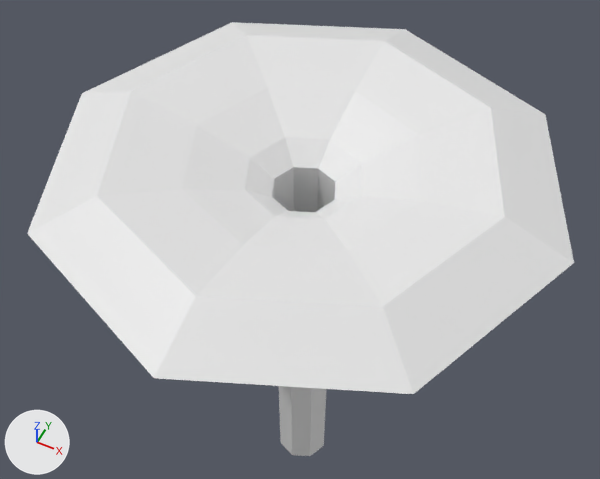
What one commit did to the Blender file Blender/B_ParticleMeshes.blend.
Camera for both pictures: a 50 mm lens placed at (7.8, -15.8, 32.4), pointed at (-1.1, 1.9, 10.2). The lights are fixed; the arrows at lower left show +X, +Y and +Z. The older version comes first.

The first picture shows 'Gyser'.
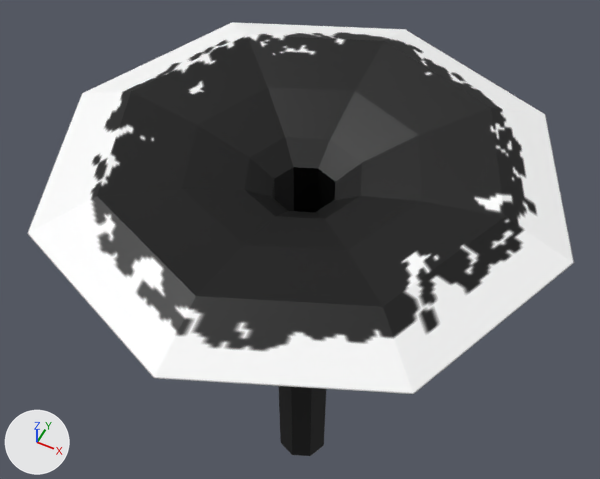
Commit message: Changed: gyser

Boxes (x1, y1, x2, y2) around the edits, measured in the pictures (600 x 479 px):
```json
{"object": "Gyser", "change": "surface changed", "before": [27, 22, 574, 456], "after": [27, 22, 574, 456]}
```

Edits to the scene script, one JSON object a line:
```json
{"op": "add", "block": "img_untitled_001", "code": ["img_untitled_001 = load_image('Untitled.001', '../SurfnTurfGame/Assets/SurfNTurf/Textures/T_GyserEdge.png', 256, 256, 'sRGB')"]}
{"op": "remove", "block": "mat_gyser", "code": "mat_gyser.base_color = (0.8, 0.8, 0.8)  # white #e7e7e7"}
{"op": "add", "block": "mat_gyser", "code": "mat_gyser.texture = img_untitled_001"}
```
